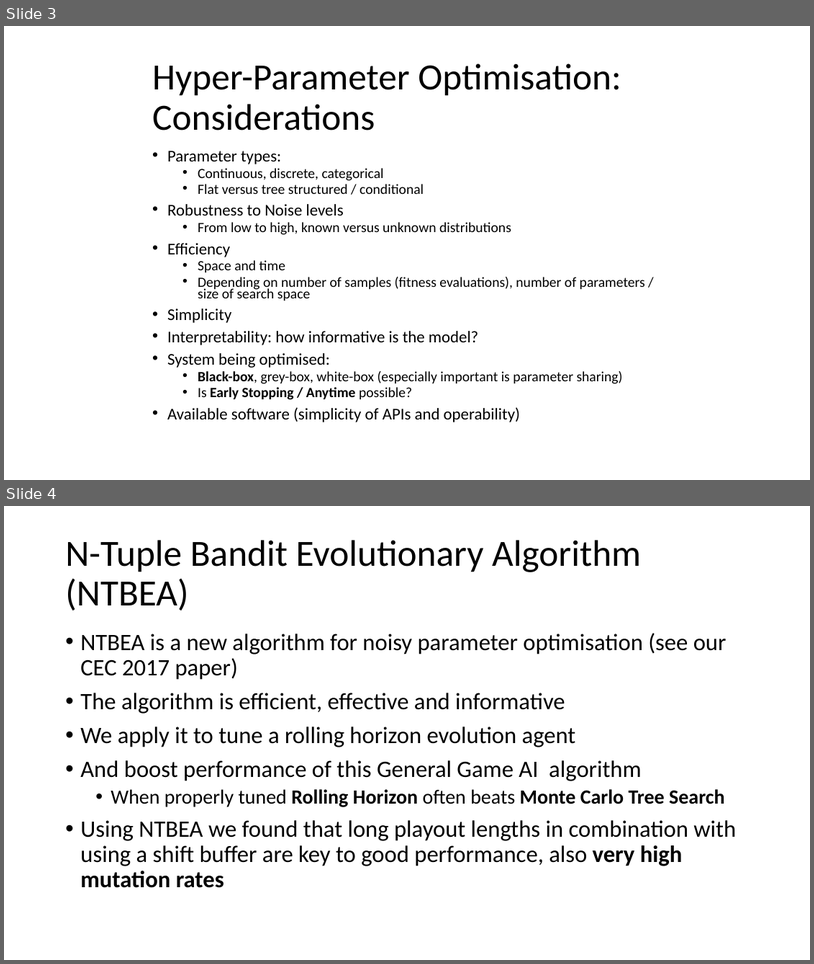
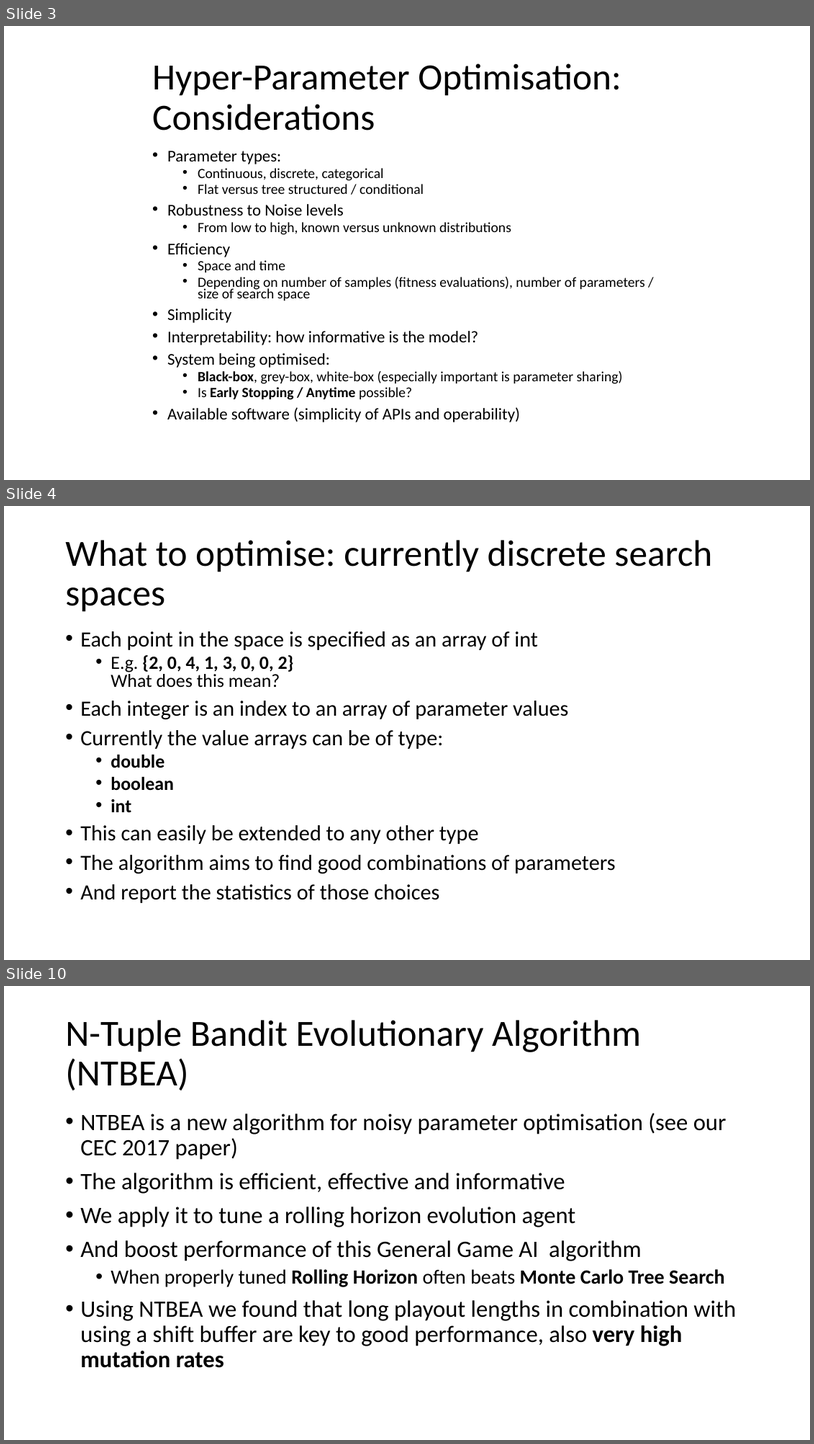
Before and after one commit to GAIGResearch/AIGD2, a slide deck: lectures/NTBEA 2019.pptx. Shown one above the other, each under a label of ours: slides 3 and 4 before the commit, slides 3, 4 and 10 after it; the slides between them are not shown. The pictures are 814x964 and 814x1444 pixels, drawn with LibreOffice and Linux fonts; fonts in the diff are those of the drawing. Boxes give left, top, right and bottom in pixels: in the first picture for what was removed or moved away, otherwise in the second. Text is boxed around its words. In the diff, an @@ line names an element or a change of style, - is before the commit and + after.

```diff
--- a/lectures/NTBEA 2019.pptx
+++ b/lectures/NTBEA 2019.pptx
@@ slide 4 added at (4, 506, 810, 960), background #FFFFFF @@
@@ title added at (65, 540, 712, 612), 44 pt, text #000000 @@
+What to optimise: currently discrete search spaces
@@ text added at (80, 631, 615, 903), 25.9 pt, text #000000 @@
+• Each point in the space is specified as an array of int
+  • E.g. {2, 0, 4, 1, 3, 0, 0, 2}
+    What does this mean?
+• Each integer is an index to an array of parameter values
+• Currently the value arrays can be of type:
+  • double
+  • boolean
+  • int
+• This can easily be extended to any other type
+• The algorithm aims to find good combinations of parameters
+• And report the statistics of those choices
@@ what was slide 4 is now slide 10 @@
```
Also in this commit, not shown: 5 other slides added, 3 other files.
